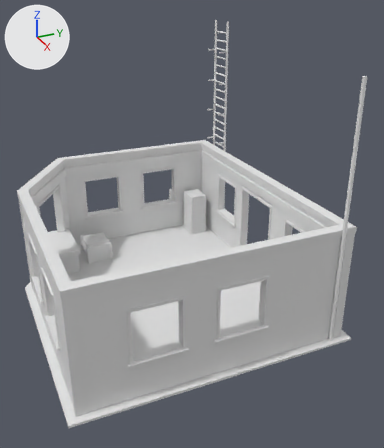
An edit to the OBJ model lobo-infinity-portal/public/assets/maps/ironveil-20261031-r1/laboratory-step-state-3.obj, drawn before and after from the same camera.
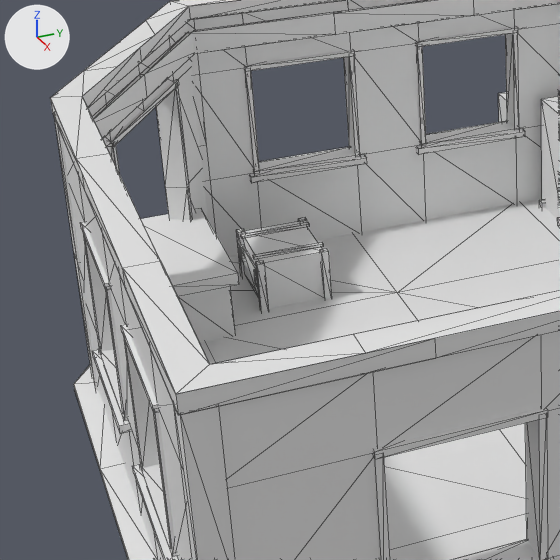
Old and new are each drawn whole from a 50 mm lens placed at (11.62, -4.25, 7.58), pointed at (0.74, 0.65, 2.15) and again close up on the part from 0% to 50% of the width and 35% to 78% of the height. Arrows for +X, +Y and +Z are at upper left; the lights stay in place. The older version's two pictures come first. The close-ups show mesh edges as thin lines. Where no turn or scale is listed for an object, it has been applied to the vertices.

In view in the first close-up: 'laboratory-step-state-3'.
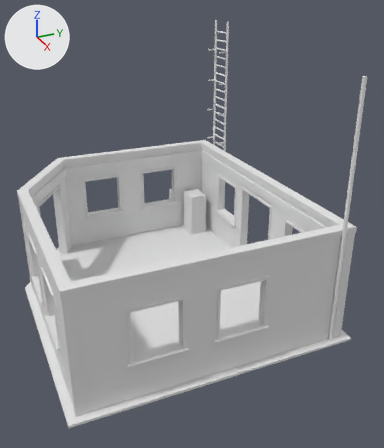
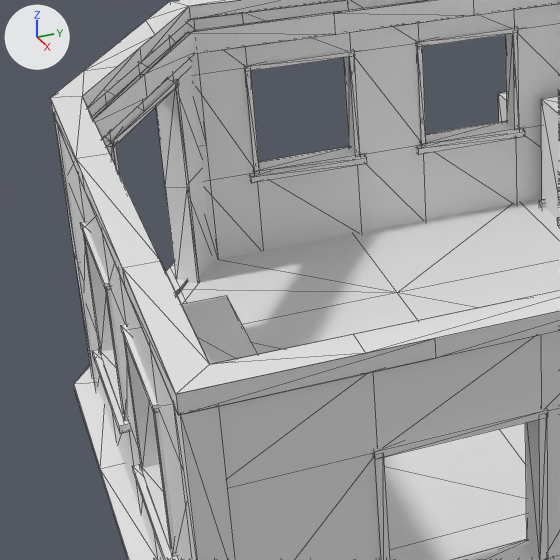
Where the change shows, as pixel boxes [x1, y1, x2, y2] in the close-ups (560 x 560 px; the box of a moved part takes in the faces that stretch with it):
part 1 of me_laboratory_step_state_3, moved or reshaped: before [141, 208, 239, 297]; after [182, 296, 258, 364]
part 2 of me_laboratory_step_state_3, moved or reshaped (not visible afterwards): before [178, 286, 236, 343]
part 3 of me_laboratory_step_state_3, deleted: before [236, 218, 332, 312]

Diff of the bpy script that builds the scene:
```diff
--- a/lobo-infinity-portal/public/assets/maps/ironveil-20261031-r1/laboratory-step-state-3.obj.py
+++ b/lobo-infinity-portal/public/assets/maps/ironveil-20261031-r1/laboratory-step-state-3.obj.py
@@ me_laboratory_step_state_3 @@
 # used by ob_laboratory_step_state_3; location = (0.0, 0.0, 0.0)
-me_laboratory_step_state_3.from_pydata(...)  # 1918 vertices, 3258 faces; spans x -4.03..3.88, y -3.28..3.34, z -0.07..6.53
+me_laboratory_step_state_3.from_pydata(...)  # 1814 vertices, 3102 faces; spans x -4.03..3.88, y -3.28..3.34, z -0.07..6.53
+# me_laboratory_step_state_3 part 1: the loose piece of 8 vertices spanning x -3.3..-1.7, y -2.35..-1.65, z 0.63..0.75 is moved by (2.0, -0.2, 0.0)
+# me_laboratory_step_state_3 part 2: the loose piece of 8 vertices spanning x -1.89..-1.81, y -2.29..-1.71, z 0.0..0.66 is moved by (2.0, -0.2, 0.0)
+# me_laboratory_step_state_3 part 3: 13 loose pieces with 104 vertices, spanning x -3.04..-2.16, y -1.37..-0.63, z -0.01..0.57, are deleted
+# other edits to the shape of me_laboratory_step_state_3 do not show in these pictures
```
